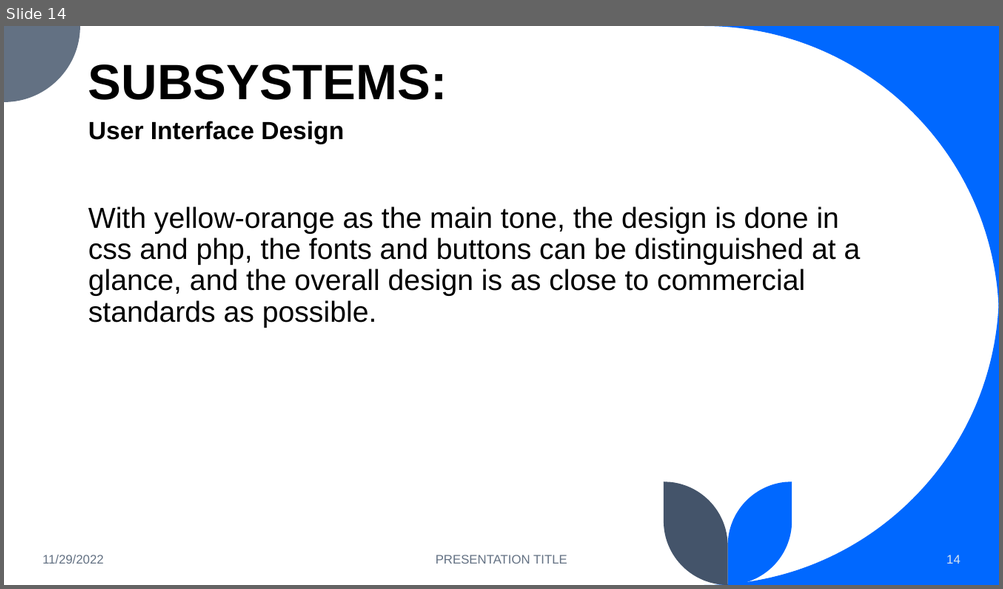
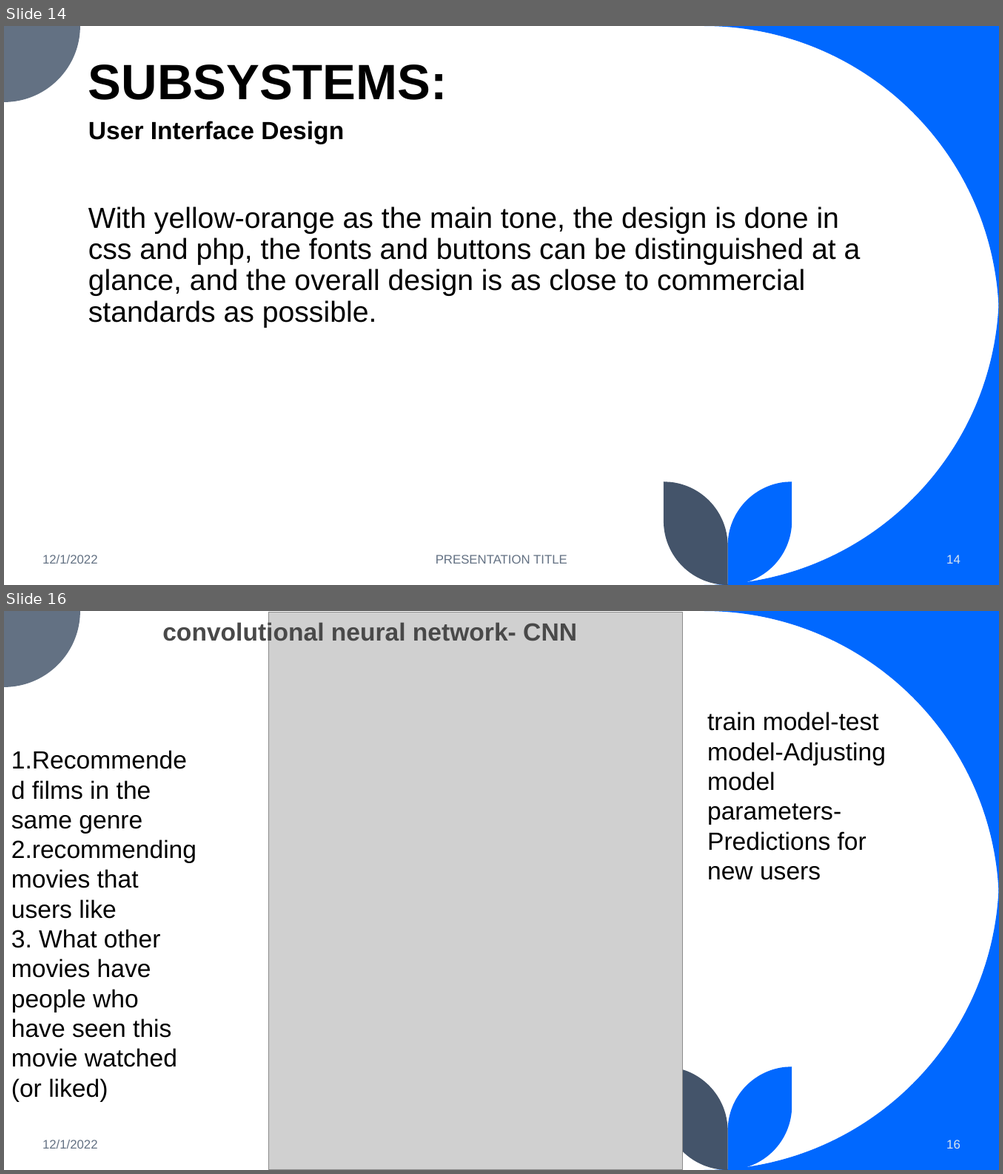
Before and after one commit to atraylo/Popcorn, a slide deck: docs/csc490 POPCORN final presentation.pptx. Shown one above the other, each under a label of ours: slide 14 before the commit, slides 14 and 16 after it; the slides between them are not shown. The pictures are 1003x589 and 1003x1174 pixels, drawn with LibreOffice and Linux fonts; fonts in the diff are those of the drawing; grey boxes stand for pictures. Boxes give left, top, right and bottom in pixels: in the first picture for what was removed or moved away, otherwise in the second. Text is boxed around its words. In the diff, an @@ line names an element or a change of style, - is before the commit and + after.

```diff
--- a/docs/csc490 POPCORN final presentation.pptx
+++ b/docs/csc490 POPCORN final presentation.pptx
@@ slide 16 added at (4, 611, 999, 1170), background #FFFFFF; not listed: 5 template elements that a slide beside it also shows @@
@@ text added at (162, 621, 577, 646), 24 pt, text #494949, bold @@
+convolutional neural network- CNN
@@ picture added at (269, 612, 683, 1170) @@
@@ text added at (707, 712, 885, 880), 24 pt, text #000000 @@
+train model-test model-Adjusting model parameters-Predictions for new users
@@ text added at (11, 750, 196, 1102), 24 pt, text #000000 @@
+1.Recommended films in the same genre
+2.recommending movies that users like
+3. What other movies have people who have seen this movie watched (or liked)
@@ text added at (42, 1140, 98, 1149), 12 pt, text #637183 @@
+12/1/2022
@@ page number added at (946, 1140, 960, 1149), 12 pt, text #DAE5EF @@
+16
@@ slide 14 changed as well @@
@@ text at (42, 555, 98, 564): text changed @@
-11/29/2022
+12/1/2022
```
Also in this commit, not shown: 12 other slides changed, 2 other slides added.
